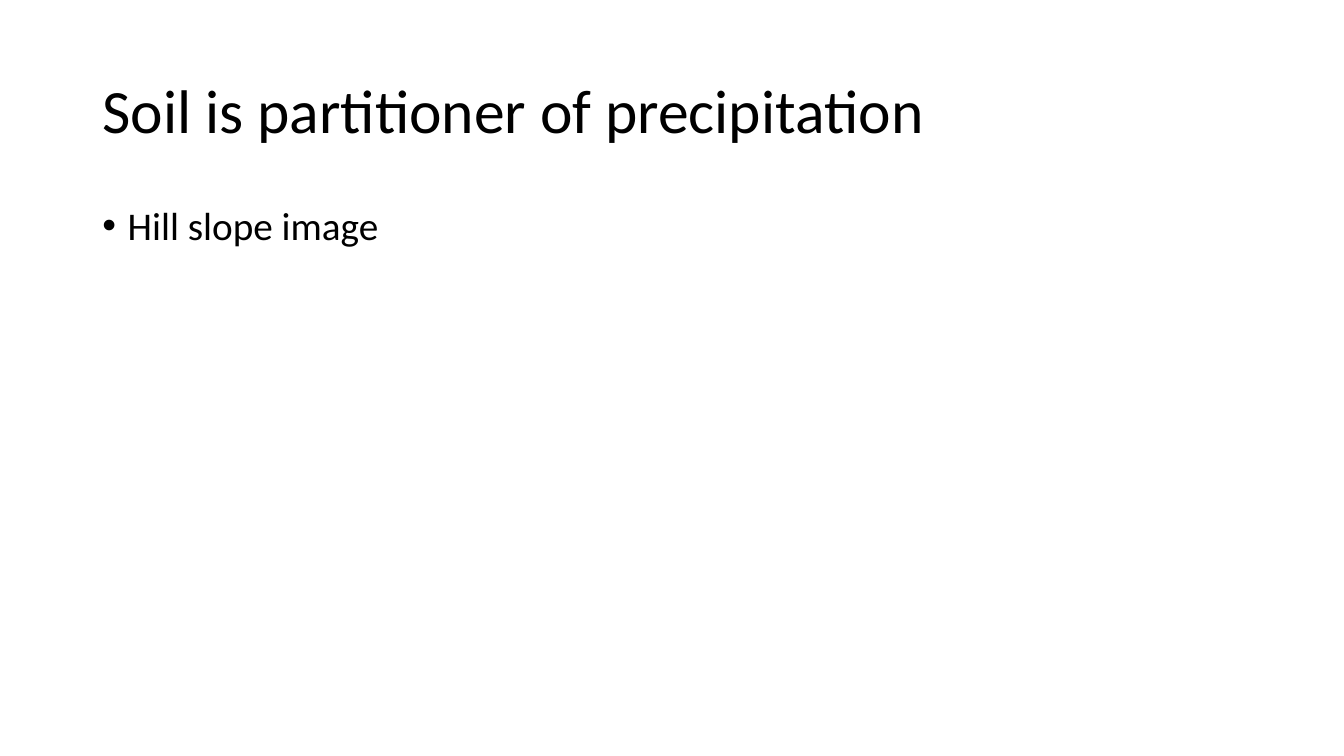
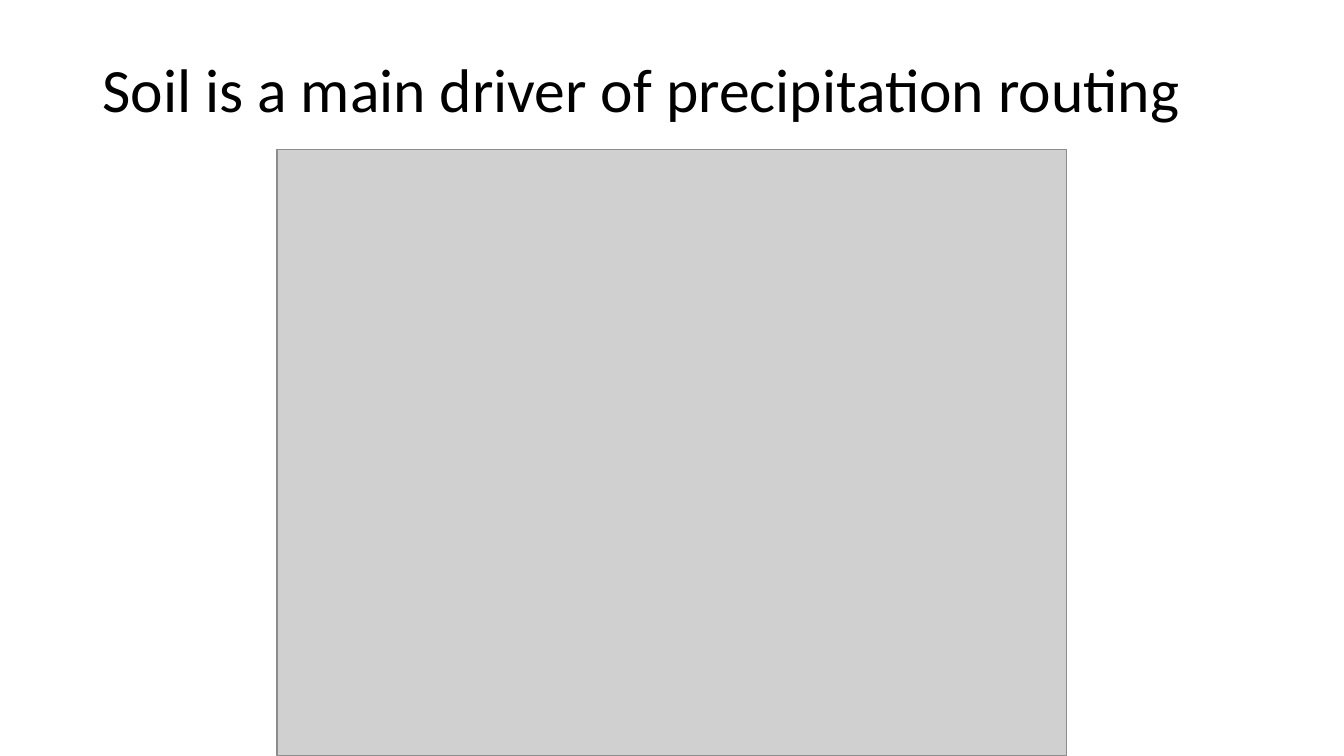
Before and after one commit to jbshuler/GEOS397, a slide deck: slide 2 of Homework/Final Project/GEO597_TermProject_Shuler.pptx. Drawn at 1344x756 pixels with LibreOffice and Linux fonts; fonts in the diff are those of the drawing; grey boxes stand for pictures. Boxes give left, top, right and bottom in pixels: in the first picture for what was removed or moved away, otherwise in the second. Text is boxed around its words. In the diff, an @@ line names an element or a change of style, - is before the commit and + after.

```diff
--- a/Homework/Final Project/GEO597_TermProject_Shuler.pptx
+++ b/Homework/Final Project/GEO597_TermProject_Shuler.pptx
@@ title at [102,69,1179,123]: text changed @@
-Soil is partitioner of precipitation
+Soil is a main driver of precipitation routing
@@ picture added at [277,149,1068,756] @@
@@ text removed at [128,212,379,247] @@
-• Hill slope image
```
Also in this commit, not shown: 5 other slides changed, 12 slides added, 11 slides removed, 31 other files.
